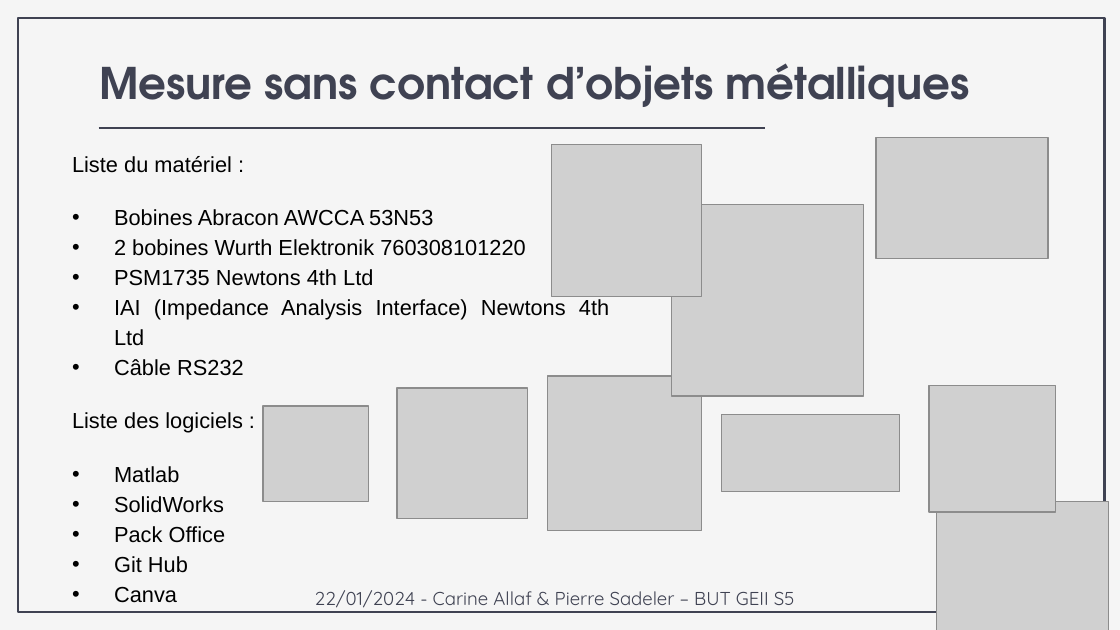
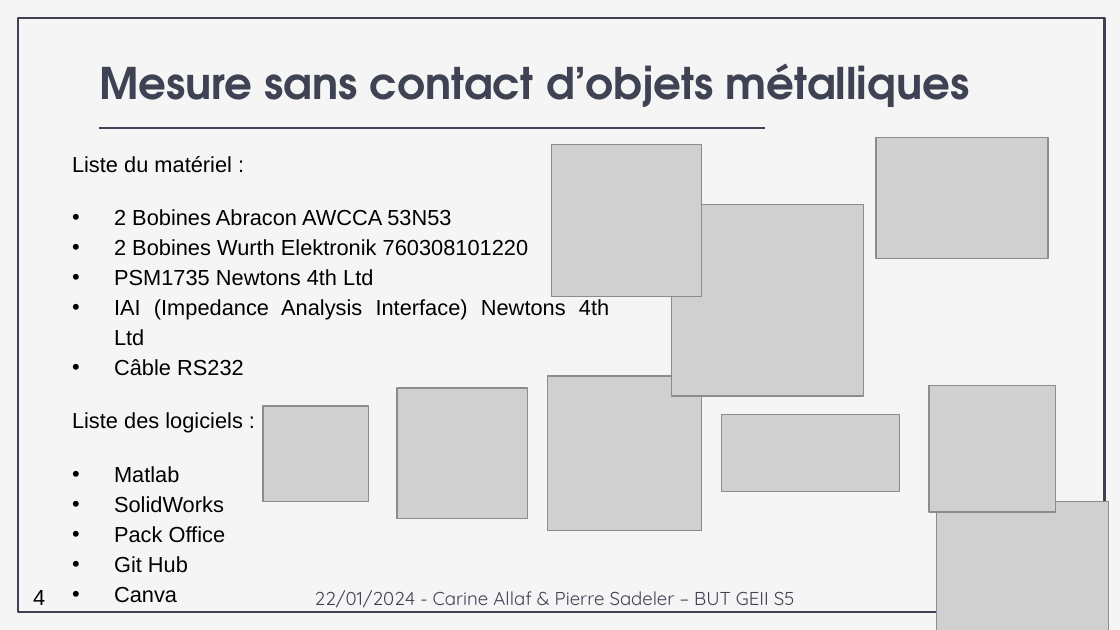
Before and after one commit to psadelerge1/mesures_sans_contact_obj_met, a slide deck: slide 4 of word/PP_Allaf_Sadeler.pptx. Drawn at 1120x630 pixels with LibreOffice and Linux fonts; fonts in the diff are those of the drawing; grey boxes stand for pictures. Boxes give left, top, right and bottom in pixels: in the first picture for what was removed or moved away, otherwise in the second. Text is boxed around its words. In the diff, an @@ line names an element or a change of style, - is before the commit and + after.

```diff
--- a/word/PP_Allaf_Sadeler.pptx
+++ b/word/PP_Allaf_Sadeler.pptx
@@ text at bbox=[114, 209, 529, 256]: text changed @@
-• Bobines Abracon AWCCA 53N53
-• 2 bobines Wurth Elektronik 760308101220
+• 2 Bobines Abracon AWCCA 53N53
+• 2 Bobines Wurth Elektronik 760308101220
@@ text added at bbox=[33, 590, 45, 605], 14 pt, text #000000 @@
+4
```
Also in this commit, not shown: 13 other slides changed, 1 other file.
